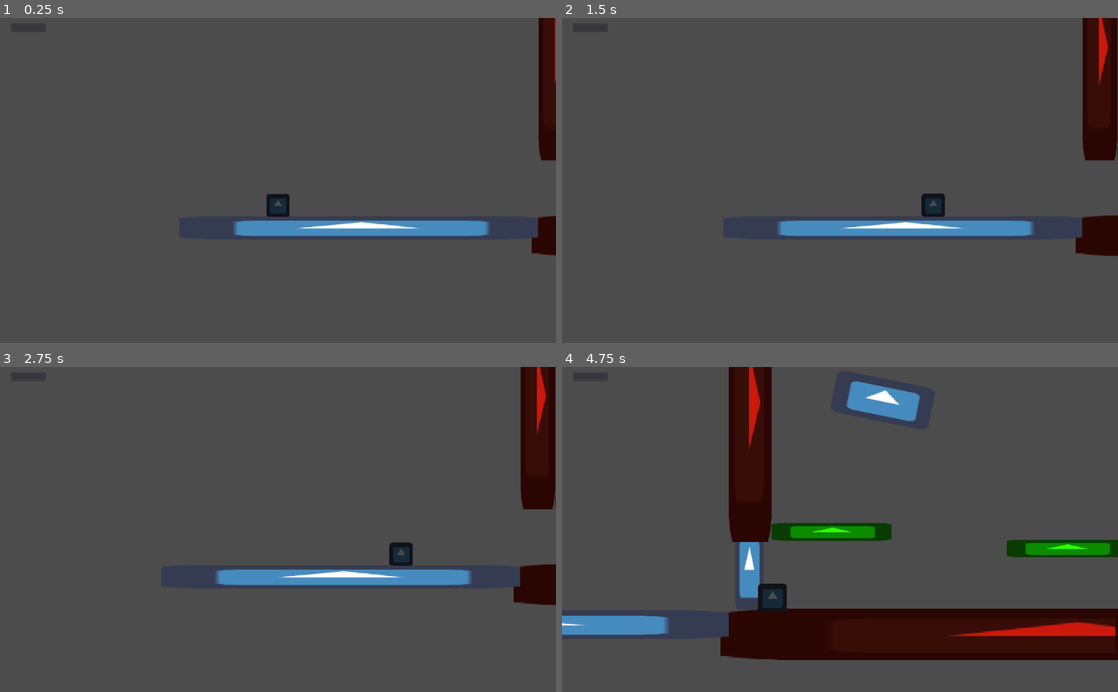
Above: before the commit, frames 1-4 (two rows, left to right).
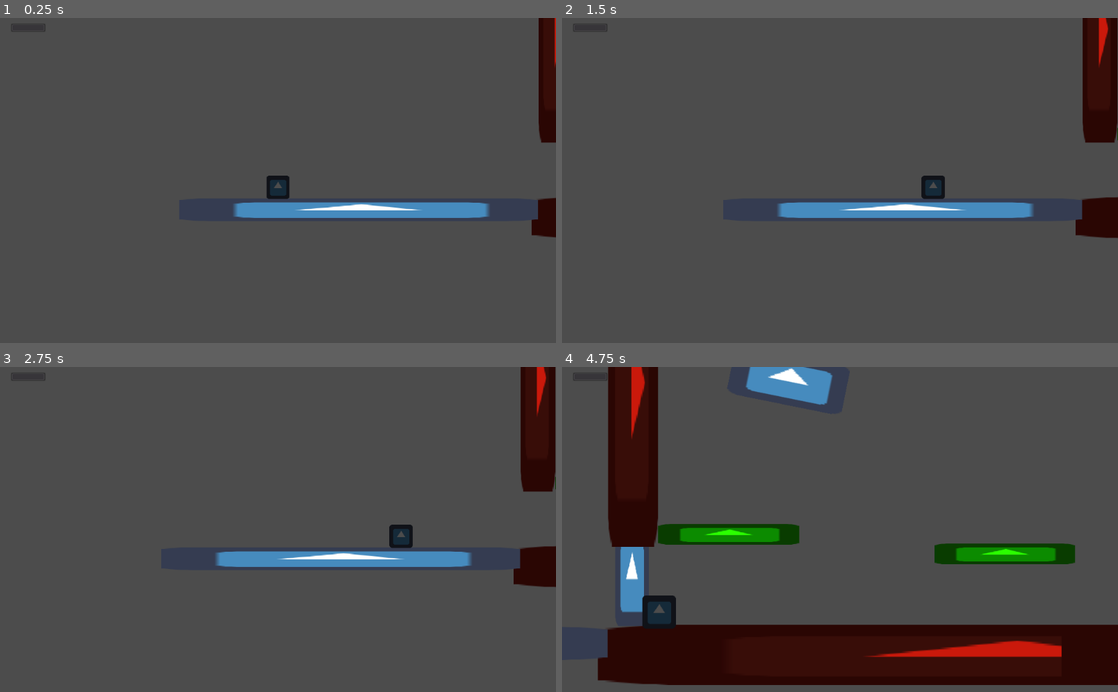
Above: after the commit, the same moments.

Repository: uspgamedev/welcome-to-your-mind
Game: Godot game, scene res://Stages/DepressionStage.tscn
Two runs of this game, one before a commit and one after it. Both use one fixed random seed, a clock stepped at 60 frames per second and the inputs below. The engine's default icon, where the game draws it, is replaced by a stand-in: a white triangle on a blue panel in a dark square. Sound files missing from this copy of the repository are replaced by a short silence.
Inputs:
- Up to frame 1 (0.25 s): no input
- Up to frame 2 (1.5 s): tap Enter at 0.5 s; hold Right (ui_right) from 0.53 s (still down); tap Up (ui_up) at 0.77 s
- Up to frame 3 (2.75 s): tap Up (ui_up) at 1.52 s; release Right (ui_right) at 2.03 s; hold Left (ui_left) from 2.03 s (still down)
- Up to frame 4 (4.75 s): release Left (ui_left) at 2.78 s; hold Right (ui_right) 2.78-4.28 s; tap Up (ui_up) at 3.02, 3.77, 4.52 s; hold Left (ui_left) from 4.28 s (still down)

The runs differ from the first frame. In frame 1, 5.3% of the frame differs, in the area x 42-100%, y 13-74%; in frame 2, 6.0%; in frame 3, 6.0%; in frame 4, 33%, in the area x 0-100%, y 0-98%.

Commit message:
Tweaks to CameraAdjust
- Now has values for transition time for each limit variable and zoom
- Set correct times in PuzzleOctopus

Diff:
--- a/CameraAdjust.gd
+++ b/CameraAdjust.gd
@@ -4,12 +4,15 @@
 # Camera values will be updated and transitioned when Player, with a child Camera2D node, enters said Area2D.
 
 export (int) var left_limit = -10000
+export (float, 3.0) var left_time = 0.5
 export (int) var right_limit = 10000
+export (float, 3.0) var right_time = 0.5
 export (int) var top_limit = -10000
+export (float, 3.0) var top_time = 0.5
 export (int) var bottom_limit = 10000
+export (float, 3.0) var bottom_time = 0.5
 export (float, 0.3, 2) var zoom = 1.0
-export (Vector2) var init_pos = Vector2(0, 0)
-export (float, 0.1, 3.0) var adjust_time = 0.5
+export (float, 3.0) var zoom_time = 0.5
 
 
 func _on_Area2D_body_entered(body):
@@ -18,23 +21,19 @@
 
 func adjust_Camera(Cam):
 	var p_pos = get_parent().get_position()
-	var old_pos = Cam.get_global_position()
 	var Player = Cam.get_parent()
 
 	take_Camera_from_Player(Player, Cam)
 
-	$Tween.interpolate_property(Cam, "global_position", old_pos, init_pos + p_pos, adjust_time, Tween.TRANS_QUAD, Tween.EASE_IN_OUT)
-	$Tween.interpolate_property(Cam, "zoom", Cam.zoom,  Vector2(zoom, zoom), adjust_time, Tween.TRANS_QUAD, Tween.EASE_IN_OUT)
+	$Tween.interpolate_property(Cam, "limit_left", Cam.limit_left,  left_limit + p_pos.x, left_time, Tween.TRANS_QUAD, Tween.EASE_IN_OUT)
+	$Tween.interpolate_property(Cam, "limit_right", Cam.limit_right,  right_limit + p_pos.x, right_time, Tween.TRANS_QUAD, Tween.EASE_IN_OUT)
+	$Tween.interpolate_property(Cam, "limit_top", Cam.limit_top,  top_limit + p_pos.y, top_time, Tween.TRANS_QUAD, Tween.EASE_IN_OUT)
+	$Tween.interpolate_property(Cam, "limit_bottom", Cam.limit_bottom,  bottom_limit + p_pos.y, bottom_time, Tween.TRANS_QUAD, Tween.EASE_IN_OUT)
+	$Tween.interpolate_property(Cam, "zoom", Cam.zoom,  Vector2(zoom, zoom), zoom_time, Tween.TRANS_QUAD, Tween.EASE_IN_OUT)
 	$Tween.start()
-	expand_limits(Cam, p_pos)
 	yield($Tween, "tween_completed")
 
 	give_Camera_to_Player(Player, Cam)
-
-	Cam.limit_left = left_limit + p_pos.x
-	Cam.limit_right = right_limit + p_pos.x
-	Cam.limit_top = top_limit + p_pos.y
-	Cam.limit_bottom = bottom_limit + p_pos.y
 
 func take_Camera_from_Player(Player, Cam):
 	Player.remove_child(Cam)
@@ -43,19 +42,3 @@
 func give_Camera_to_Player(Player, Cam):
 	get_parent().remove_child(Cam)
 	Player.add_child(Cam)
-
-func expand_limits(Cam, p_pos):
-	if Cam.limit_left > left_limit + p_pos.x:
-		Cam.limit_left = left_limit + p_pos.x
-	if Cam.limit_right < right_limit + p_pos.x:
-		Cam.limit_right = right_limit + p_pos.x
-	if Cam.limit_top > top_limit + p_pos.y:
-		Cam.limit_top = top_limit + p_pos.y
-	if Cam.limit_bottom < bottom_limit + p_pos.y:
-		Cam.limit_bottom = bottom_limit + p_pos.y
-
-func extrapolate_limits(Cam):
-	Cam.limit_left =  -1000000
-	Cam.limit_right =  1000000
-	Cam.limit_top =   -1000000
-	Cam.limit_bottom = 1000000
--- a/Stages/Depression/PuzzleOctopus.tscn
+++ b/Stages/Depression/PuzzleOctopus.tscn
@@ -35,7 +35,7 @@
 custom_solver_bias = 0.0
 extents = Vector2( 20, 60 )
 
-[node name="PuzzleOctopus" type="Node2D"]
+[node name="PuzzleOctopus" type="Node2D" index="0"]
 
 script = ExtResource( 1 )
 
@@ -45,11 +45,14 @@
 position = Vector2( -350, 430 )
 _sections_unfolded = [ "Transform" ]
 left_limit = -300
+left_time = 1.0
 right_limit = 2600
+right_time = 2.0
 top_limit = 0
+top_time = 2.0
 bottom_limit = 600
-init_pos = Vector2( 350, 250 )
-adjust_time = 1.51
+bottom_time = 2.0
+zoom_time = 1.0
 
 [node name="CollisionShape2D" type="CollisionShape2D" parent="CameraAjudst/Area2D" index="0"]
 
@@ -221,7 +224,7 @@
 [node name="Sprite" type="Sprite" parent="Wall/LeftWall" index="1"]
 
 self_modulate = Color( 0.792969, 0.0989517, 0.046463, 1 )
-rotation = -3.72529e-10
+rotation = -3.72529e-010
 scale = Vector2( 10, 1.5 )
 texture = ExtResource( 4 )
 _sections_unfolded = [ "Transform", "Visibility" ]
@@ -253,7 +256,7 @@
 [node name="Sprite" type="Sprite" parent="Wall/RightWall" index="1"]
 
 self_modulate = Color( 0.792969, 0.0989517, 0.046463, 1 )
-rotation = -3.72529e-10
+rotation = -3.72529e-010
 scale = Vector2( 10, 1.5 )
 texture = ExtResource( 4 )
 _sections_unfolded = [ "Transform", "Visibility" ]
@@ -403,6 +406,7 @@
 
 [node name="ExitArea" type="Area2D" parent="." index="5"]
 
+editor/display_folded = true
 position = Vector2( 2065, 440 )
 input_pickable = true
 gravity_vec = Vector2( 0, 1 )
--- a/Stages/DepressionStage.tscn
+++ b/Stages/DepressionStage.tscn
@@ -9,7 +9,7 @@
 custom_solver_bias = 0.0
 extents = Vector2( 500, 30 )
 
-[node name="DepressionStage" type="Node" index="0"]
+[node name="DepressionStage" type="Node"]
 
 [node name="Puzzle1" parent="." index="0" instance=ExtResource( 1 )]
 
@@ -52,7 +52,7 @@
 current = true
 zoom = Vector2( 1.5, 1.5 )
 limit_left = -2000
-limit_top = -50
+limit_top = 0
 limit_right = -250
 limit_bottom = 600
 limit_smoothed = false
